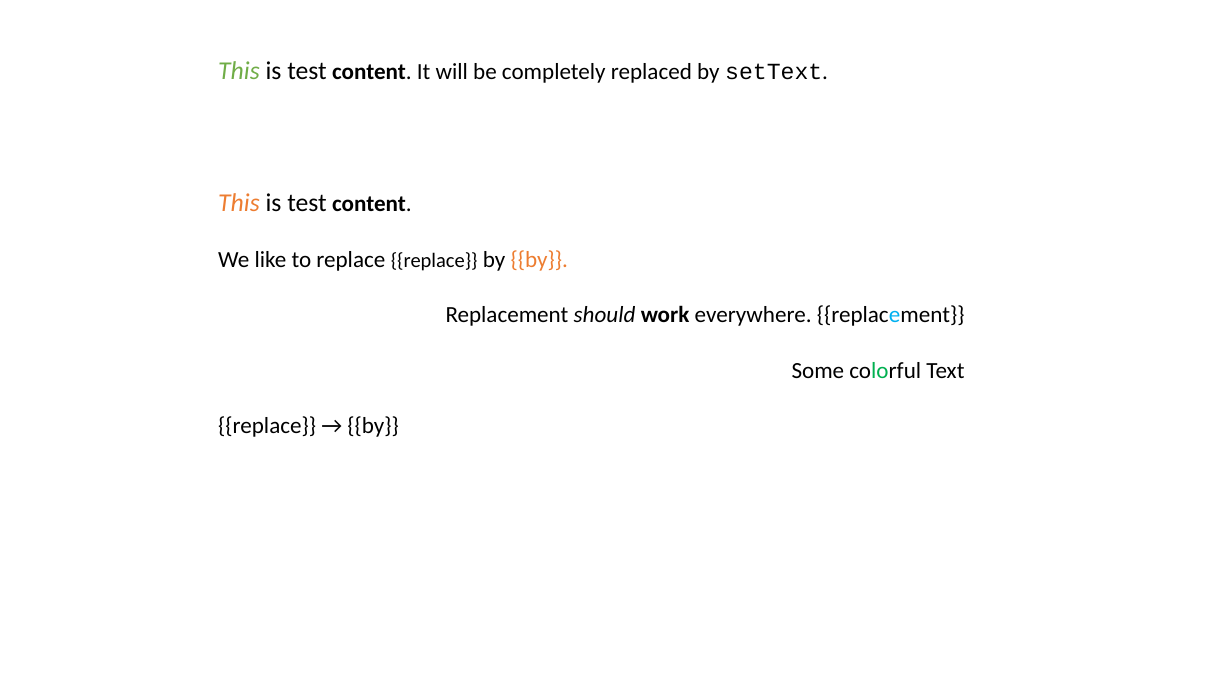
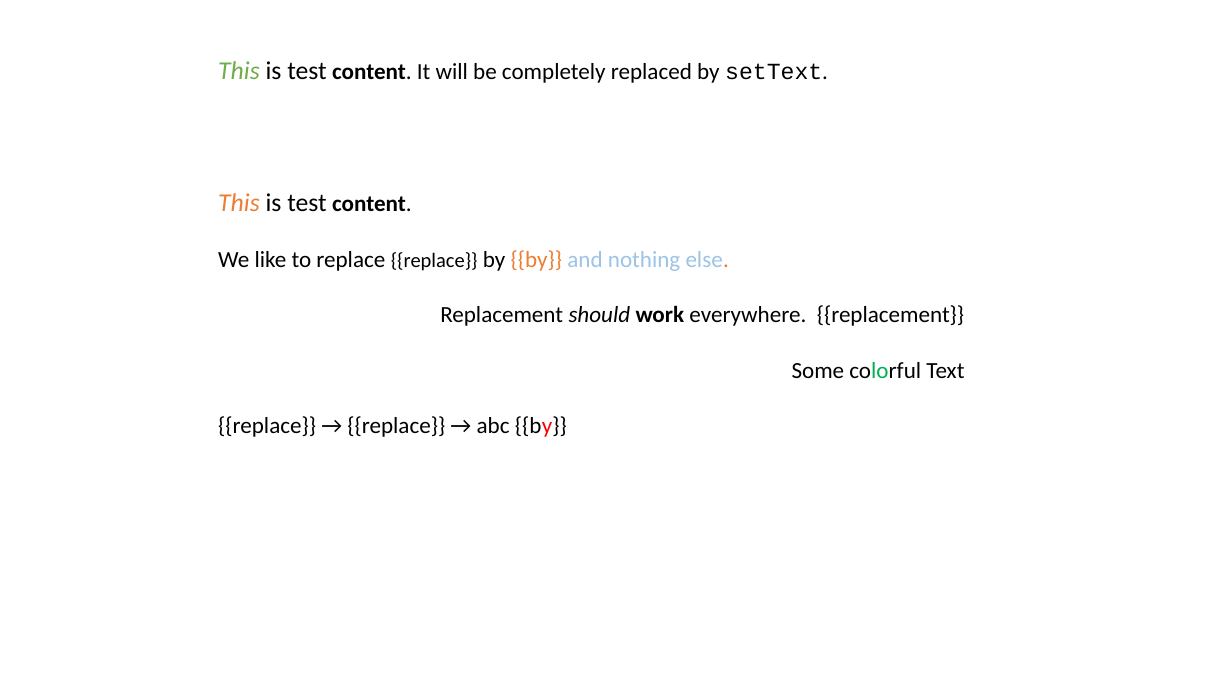
Before and after one commit to singerla/pptx-automizer, a slide deck: slide 1 of __tests__/pptx-templates/TextReplace.pptx. Drawn at 1232x693 pixels with LibreOffice and Linux fonts; fonts in the diff are those of the drawing. Boxes give left, top, right and bottom in pixels: in the first picture for what was removed or moved away, otherwise in the second. Text is boxed around its words. In the diff, an @@ line names an element or a change of style, - is before the commit and + after.

```diff
--- a/__tests__/pptx-templates/TextReplace.pptx
+++ b/__tests__/pptx-templates/TextReplace.pptx
@@ text at bbox=[218, 250, 729, 271]: text changed @@
-We like to replace {{replace}} by {{by}}.
+We like to replace {{replace}} by {{by}} and nothing else.
@@ text at bbox=[440, 305, 964, 326]: text colour #00B0F0 to #000000 in "{{replacement}}" @@
@@ text at bbox=[218, 416, 567, 437]: text changed @@
-{{replace}} → {{by}}
+{{replace}} → {{replace}} → abc {{by}}
```
Also in this commit, not shown: 2 other files.
